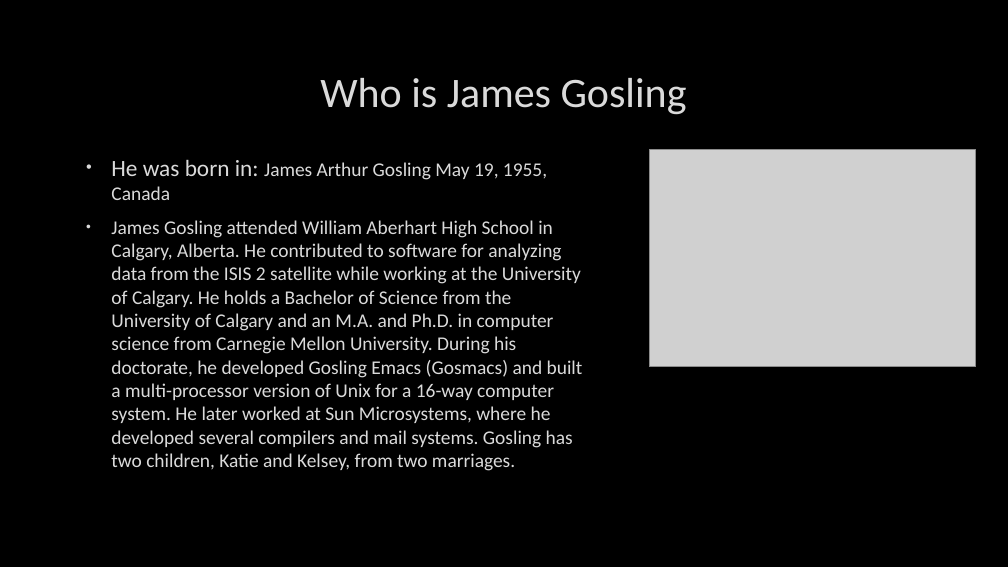
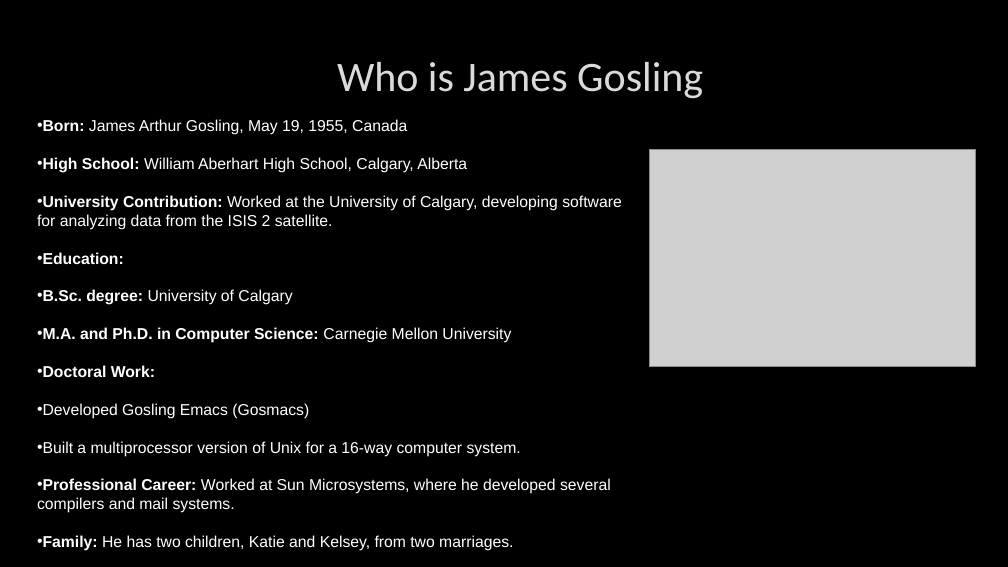
Before and after one commit to HegePapa06/szakmaiangol, a slide deck: slide 2 of James Gosling.pptx. Drawn at 1008x567 pixels with LibreOffice and Linux fonts; fonts in the diff are those of the drawing; grey boxes stand for pictures; background and template pictures are left out. Boxes give left, top, right and bottom in pixels: in the first picture for what was removed or moved away, otherwise in the second. Text is boxed around its words. In the diff, an @@ line names an element or a change of style, - is before the commit and + after.

```diff
--- a/James Gosling.pptx
+++ b/James Gosling.pptx
@@ title "Who is James Gosling": place and size @@
-title "Who is James Gosling" at (320, 78, 687, 115)
+title "Who is James Gosling" at (337, 62, 703, 99)
@@ text at (37, 119, 621, 551): text changed; size 18.5 to 15 pt; font Calibri to Arial; text colour #DADADA to #FFFFFF @@
-• He was born in: James Arthur Gosling May 19, 1955, Canada
-• James Gosling attended William Aberhart High School in Calgary, Alberta. He contributed to software for analyzing data from the ISIS 2 satellite while working at the University of Calgary. He holds a Bachelor of Science from the University of Calgary and an M.A. and Ph.D. in computer science from Carnegie Mellon University. During his doctorate, he developed Gosling Emacs (Gosmacs) and built a multi-processor version of Unix for a 16-way computer system. He later worked at Sun Microsystems, where he developed several compilers and mail systems. Gosling has two children, Katie and Kelsey, from two marriages.
+• Born: James Arthur Gosling, May 19, 1955, Canada
+• High School: William Aberhart High School, Calgary, Alberta
+• University Contribution: Worked at the University of Calgary, developing software for analyzing data from the ISIS 2 satellite.
+• Education:
+• B.Sc. degree: University of Calgary
+• M.A. and Ph.D. in Computer Science: Carnegie Mellon University
+• Doctoral Work:
+• Developed Gosling Emacs (Gosmacs)
+• Built a multiprocessor version of Unix for a 16-way computer system.
+• Professional Career: Worked at Sun Microsystems, where he developed several compilers and mail systems.
+• Family: He has two children, Katie and Kelsey, from two marriages.
```
Also in this commit, not shown: 4 other slides changed, 1 other file.
